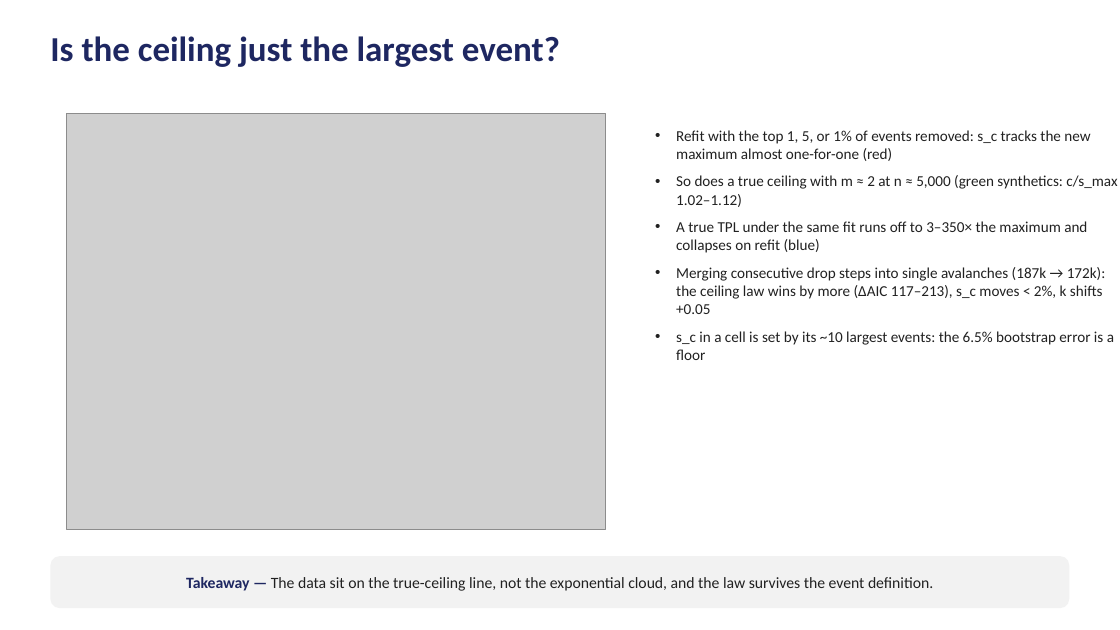
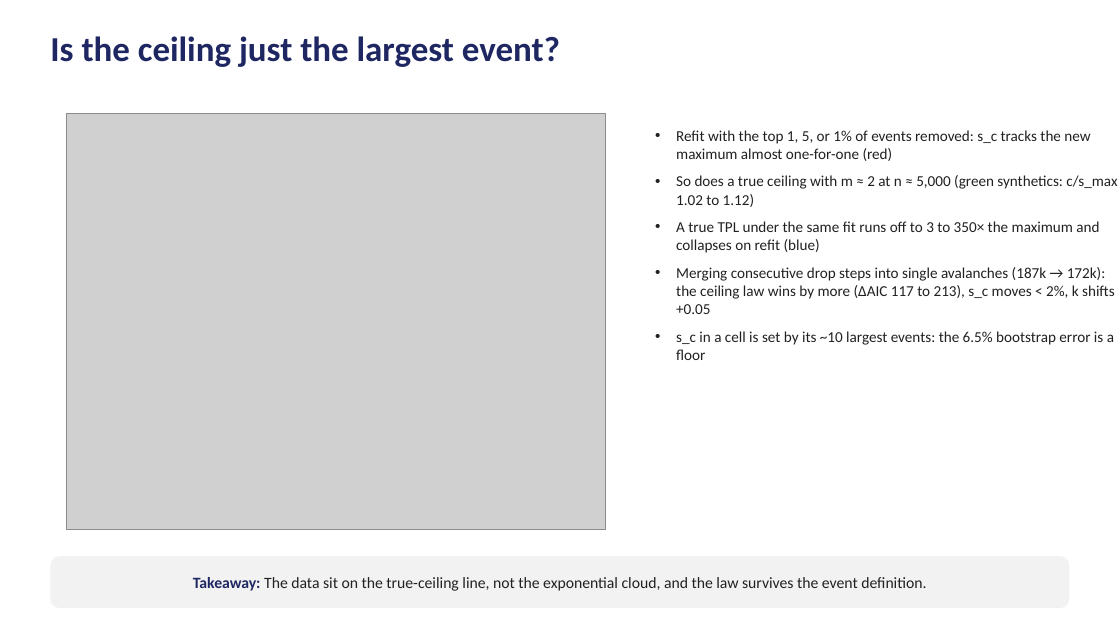
Before and after one commit to Samc73/SEEM, a slide deck: slide 16 of SEEM_project_deck.pptx. Drawn at 1120x630 pixels with LibreOffice and Linux fonts; fonts in the diff are those of the drawing; grey boxes stand for pictures. Boxes give left, top, right and bottom in pixels: in the first picture for what was removed or moved away, otherwise in the second. Text is boxed around its words. In the diff, an @@ line names an element or a change of style, - is before the commit and + after.

```diff
--- a/SEEM_project_deck.pptx
+++ b/SEEM_project_deck.pptx
@@ text at (676, 175, 1117, 314): text changed @@
-• So does a true ceiling with m ≈ 2 at n ≈ 5,000 (green synthetics: c/s_max 1.02–1.12)
-• A true TPL under the same fit runs off to 3–350× the maximum and collapses on refit (blue)
-• Merging consecutive drop steps into single avalanches (187k → 172k): the ceiling law wins by more (ΔAIC 117–213), s_c moves < 2%, k shifts +0.05
+• So does a true ceiling with m ≈ 2 at n ≈ 5,000 (green synthetics: c/s_max 1.02 to 1.12)
+• A true TPL under the same fit runs off to 3 to 350× the maximum and collapses on refit (blue)
+• Merging consecutive drop steps into single avalanches (187k → 172k): the ceiling law wins by more (ΔAIC 117 to 213), s_c moves < 2%, k shifts +0.05
@@ text in rounded rectangle at (193, 577, 926, 591): text changed @@
-Takeaway — The data sit on the true-ceiling line, not the exponential cloud, and the law survives the event definition.
+Takeaway: The data sit on the true-ceiling line, not the exponential cloud, and the law survives the event definition.
```
Also in this commit, not shown: 19 other slides changed, 1 other file.
